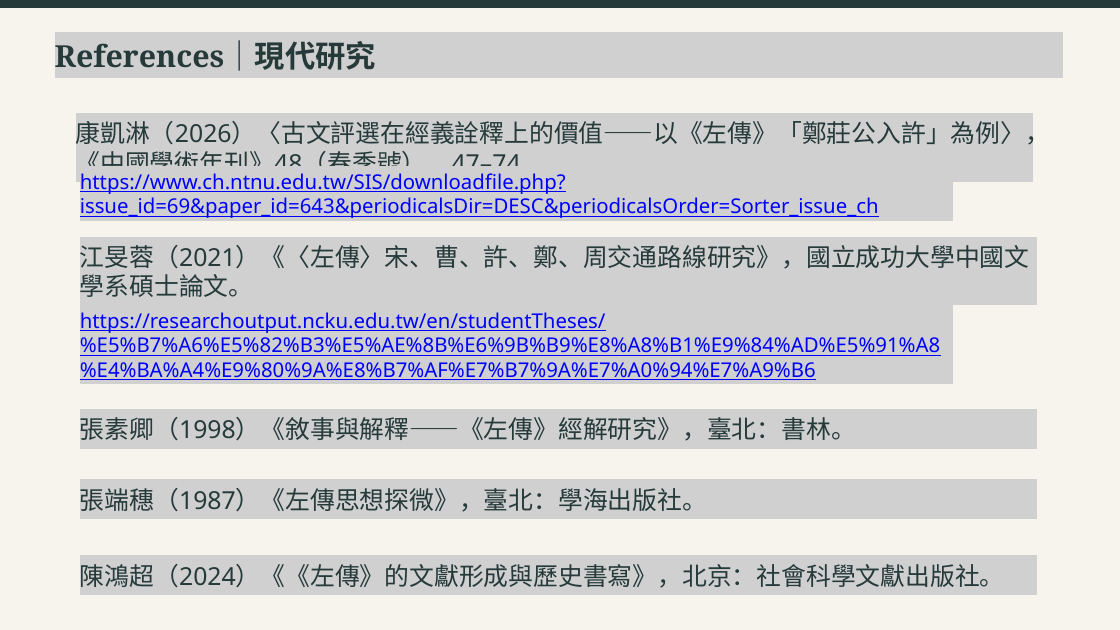
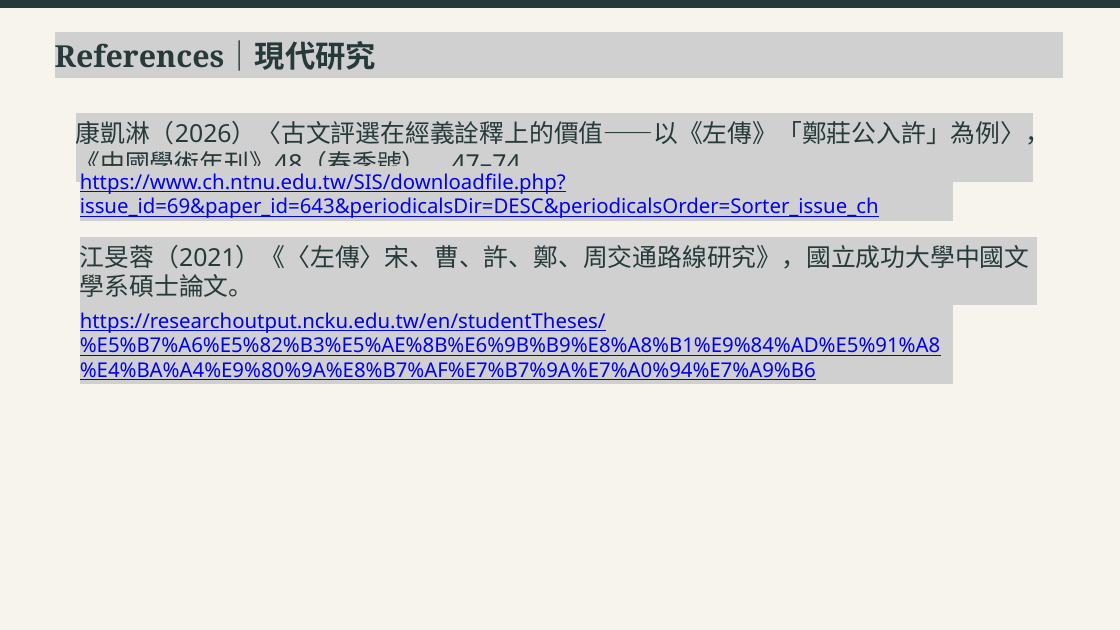
Before and after one commit to sheng12077/fucking_gay_epstein_butt_hole, a slide deck: slide 108 of 第六組.pptx. Drawn at 1120x630 pixels with LibreOffice and Linux fonts; fonts in the diff are those of the drawing; grey boxes stand for pictures. Boxes give left, top, right and bottom in pixels: in the first picture for what was removed or moved away, otherwise in the second. Text is boxed around its words. In the diff, an @@ line names an element or a change of style, - is before the commit and + after.

```diff
--- a/第六組.pptx
+++ b/第六組.pptx
@@ picture removed at [80,409,1038,449] @@
@@ text removed at [80,417,856,441] @@
-張素卿（1998）《敘事與解釋——《左傳》經解研究》，臺北：書林。
@@ picture removed at [80,479,1038,520] @@
@@ text removed at [80,488,707,512] @@
-張端穗（1987）《左傳思想探微》，臺北：學海出版社。
@@ picture removed at [80,555,1038,595] @@
@@ text removed at [80,564,1005,588] @@
-陳鴻超（2024）《《左傳》的文獻形成與歷史書寫》，北京：社會科學文獻出版社。
```
Also in this commit, not shown: 1 other slide changed.
